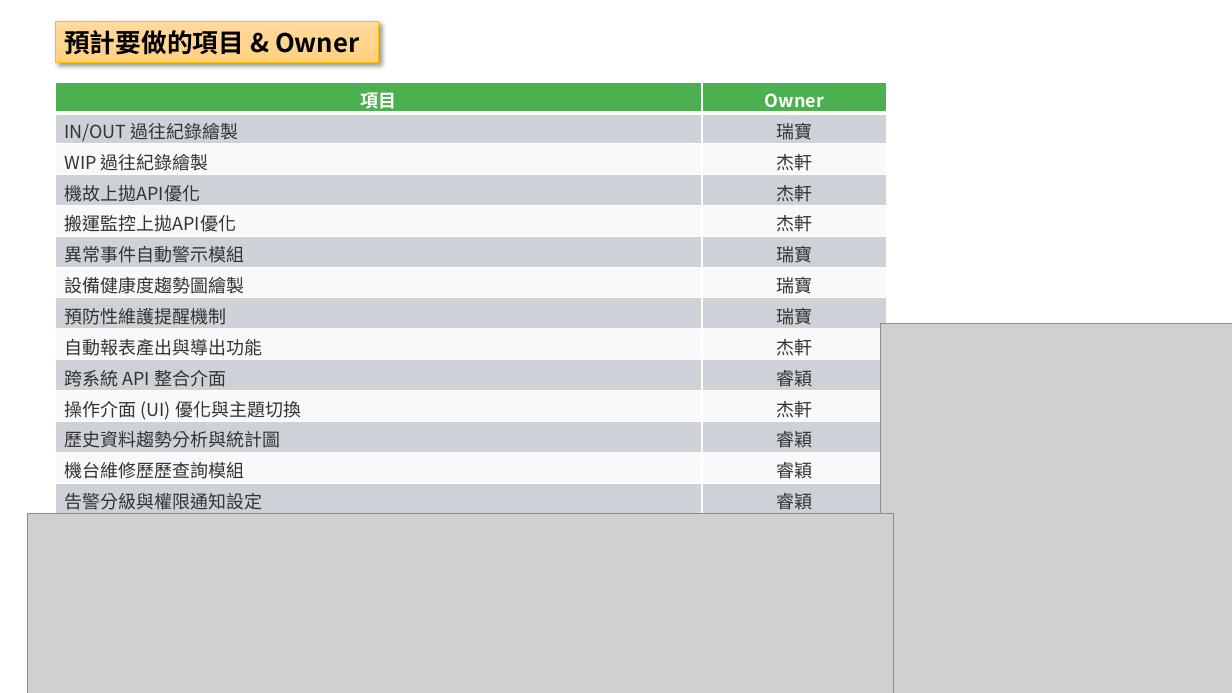
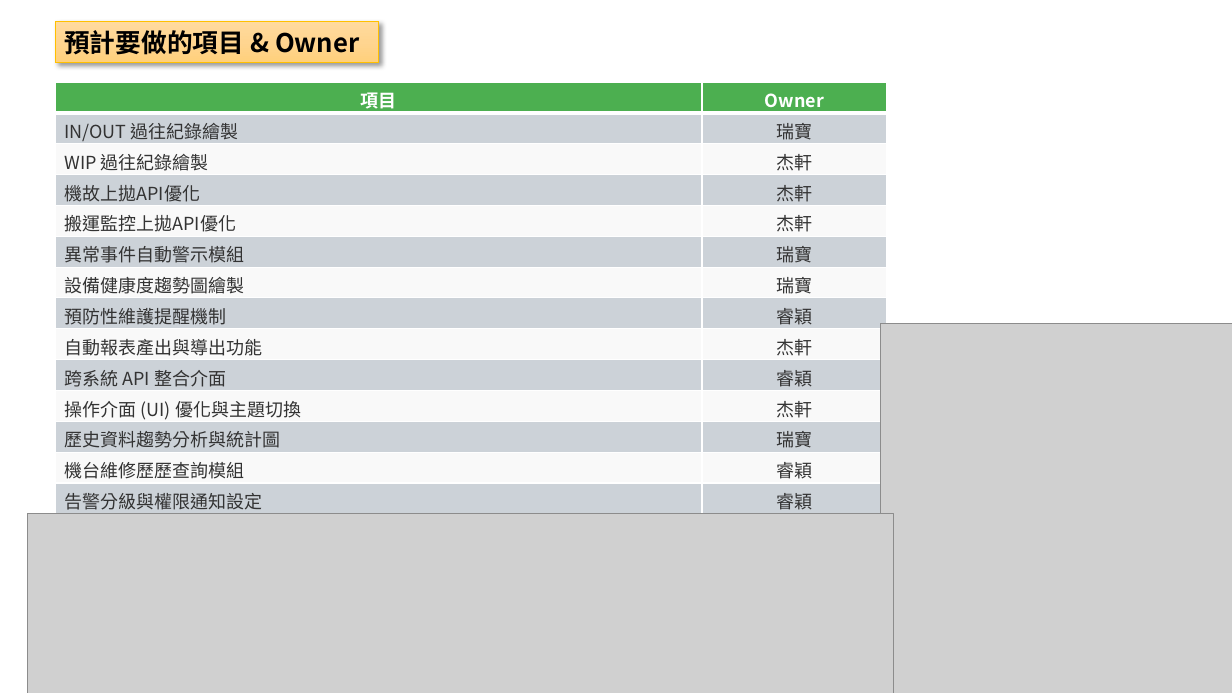
Before and after one commit to xiaLotus/difficult_point_exe, a slide deck: slide 7 of 中控警醒.pptx (slide 5 before the commit). Drawn at 1232x693 pixels with LibreOffice and Linux fonts; fonts in the diff are those of the drawing; grey boxes stand for pictures. Boxes give left, top, right and bottom in pixels: in the first picture for what was removed or moved away, otherwise in the second. Text is boxed around its words. In the diff, an @@ line names an element or a change of style, - is before the commit and + after.

```diff
--- a/中控警醒.pptx
+++ b/中控警醒.pptx
@@ table at box(55, 82, 887, 518) @@
-row 8, column 2: 瑞寶
+row 8, column 2: 睿穎
-row 12, column 2: 睿穎
+row 12, column 2: 瑞寶
```
Also in this commit, not shown: 4 other slides changed, 2 slides added, 1 slide removed.
